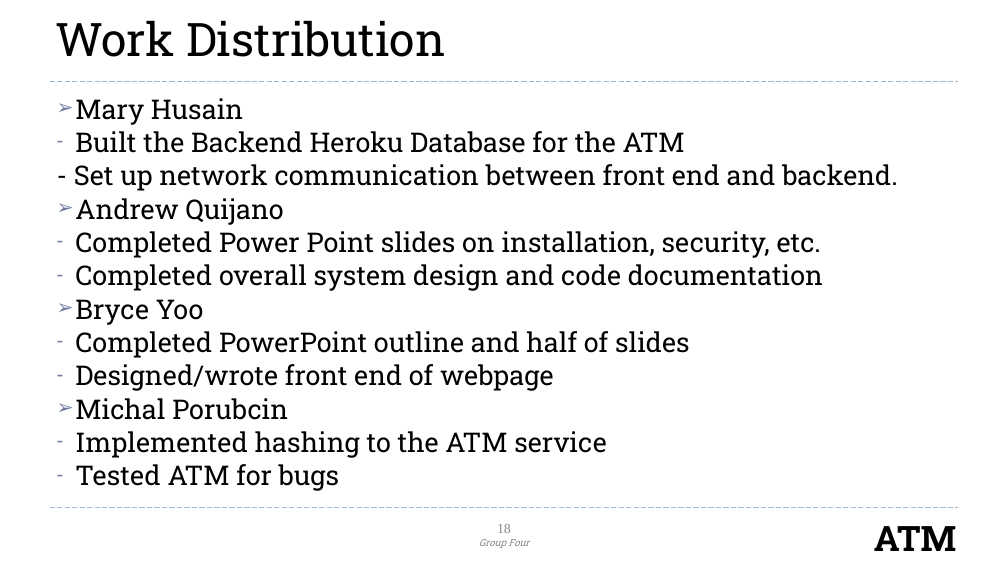
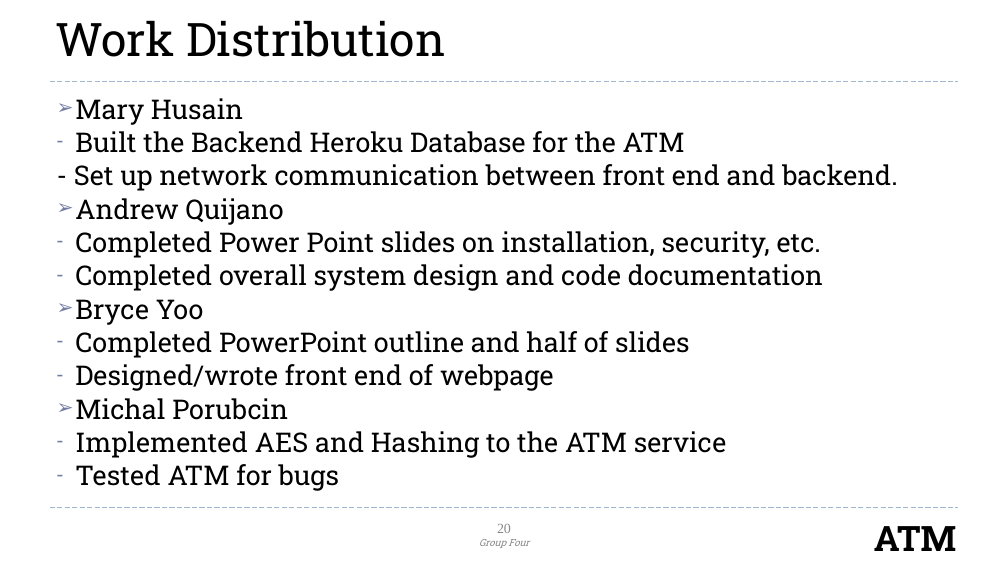
Before and after one commit to mari-husain/csharp-atm, a slide deck: slide 20 of Other/C# Project-Final.pptx (slide 18 before the commit). Drawn at 1008x567 pixels with LibreOffice and Linux fonts; fonts in the diff are those of the drawing; background and template pictures are left out. Boxes give left, top, right and bottom in pixels: in the first picture for what was removed or moved away, otherwise in the second. Text is boxed around its words. In the diff, an @@ line names an element or a change of style, - is before the commit and + after.

```diff
--- a/Other/C# Project-Final.pptx
+++ b/Other/C# Project-Final.pptx
@@ text at (75,431,726,458): text changed @@
-– Implemented hashing to the ATM service
+– Implemented AES and Hashing to the ATM service
@@ page number at (497,524,511,533): text changed @@
-18
+20
```
Also in this commit, not shown: 2 other slides changed, 3 slides added, 1 slide removed.
